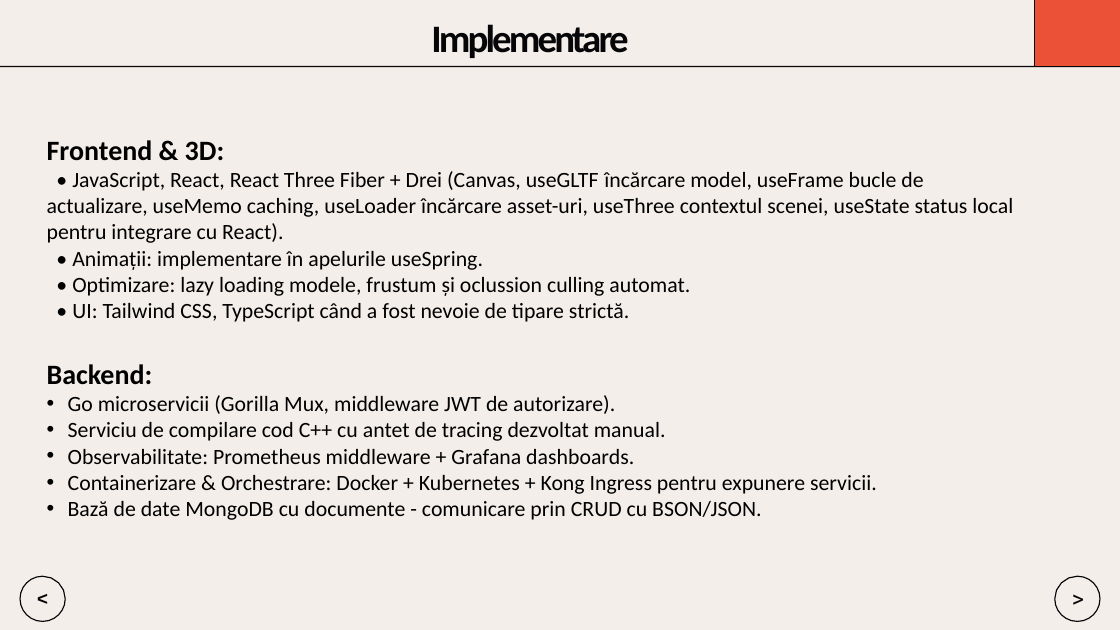
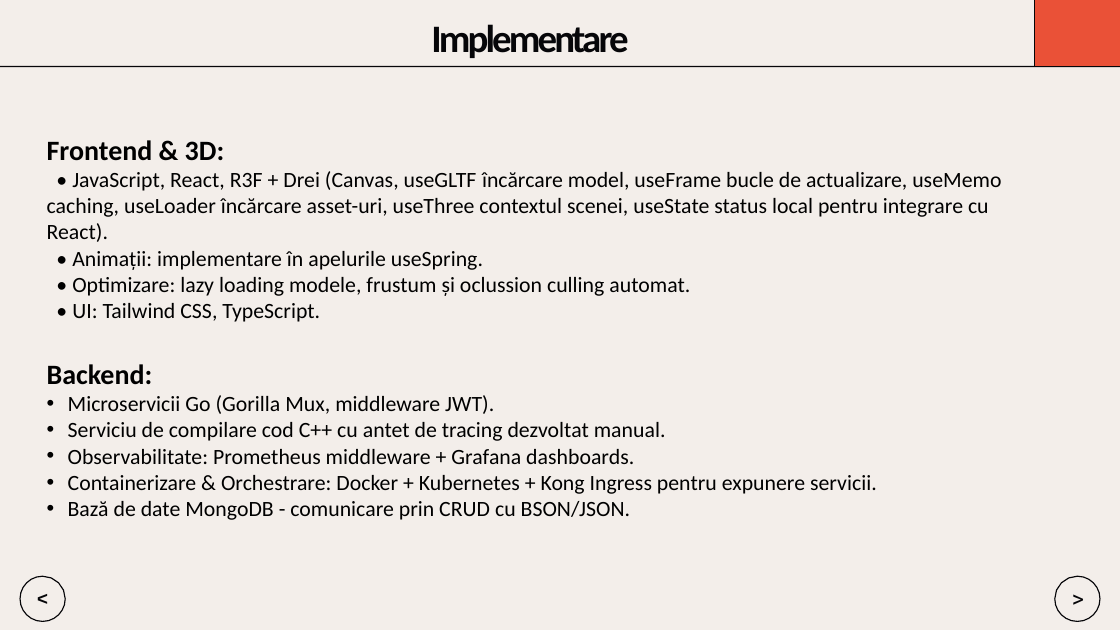
Before and after one commit to Dragomir1401/VisioScience-3D, a slide deck: slide 7 of Roadmap/scss/Prezentare_Final_Dragomir_Andrei.pptx. Drawn at 1120x630 pixels with LibreOffice and Linux fonts; fonts in the diff are those of the drawing. Boxes give left, top, right and bottom in pixels: in the first picture for what was removed or moved away, otherwise in the second. Text is boxed around its words. In the diff, an @@ line names an element or a change of style, - is before the commit and + after.

```diff
--- a/Roadmap/scss/Prezentare_Final_Dragomir_Andrei.pptx
+++ b/Roadmap/scss/Prezentare_Final_Dragomir_Andrei.pptx
@@ text at (x1=47, y1=171, x2=1001, y2=242): text changed @@
-• JavaScript, React, React Three Fiber + Drei (Canvas, useGLTF încărcare model, useFrame bucle de actualizare, useMemo caching, useLoader încărcare asset-uri, useThree contextul scenei, useState status local pentru integrare cu React).
+• JavaScript, React, R3F + Drei (Canvas, useGLTF încărcare model, useFrame bucle de actualizare, useMemo caching, useLoader încărcare asset-uri, useThree contextul scenei, useState status local pentru integrare cu React).
@@ text at (x1=72, y1=303, x2=320, y2=322): text changed @@
-• UI: Tailwind CSS, TypeScript când a fost nevoie de tipare strictă.
+• UI: Tailwind CSS, TypeScript.
@@ text at (x1=68, y1=395, x2=494, y2=414): text changed @@
-• Go microservicii (Gorilla Mux, middleware JWT de autorizare).
+• Microservicii Go (Gorilla Mux, middleware JWT).
@@ text at (x1=68, y1=501, x2=630, y2=520): text changed @@
-• Bază de date MongoDB cu documente - comunicare prin CRUD cu BSON/JSON.
+• Bază de date MongoDB - comunicare prin CRUD cu BSON/JSON.
```
Also in this commit, not shown: 6 other slides changed.
